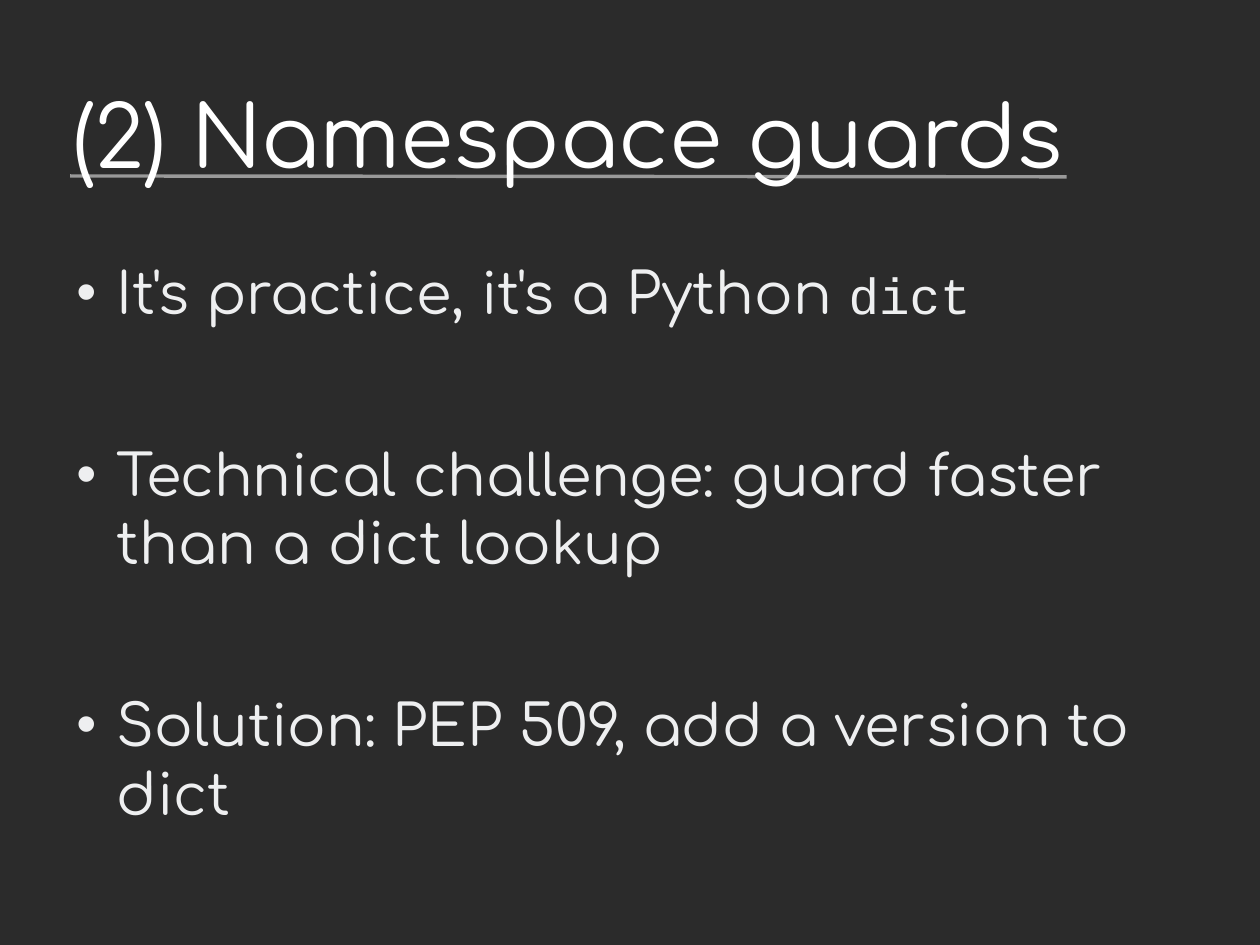
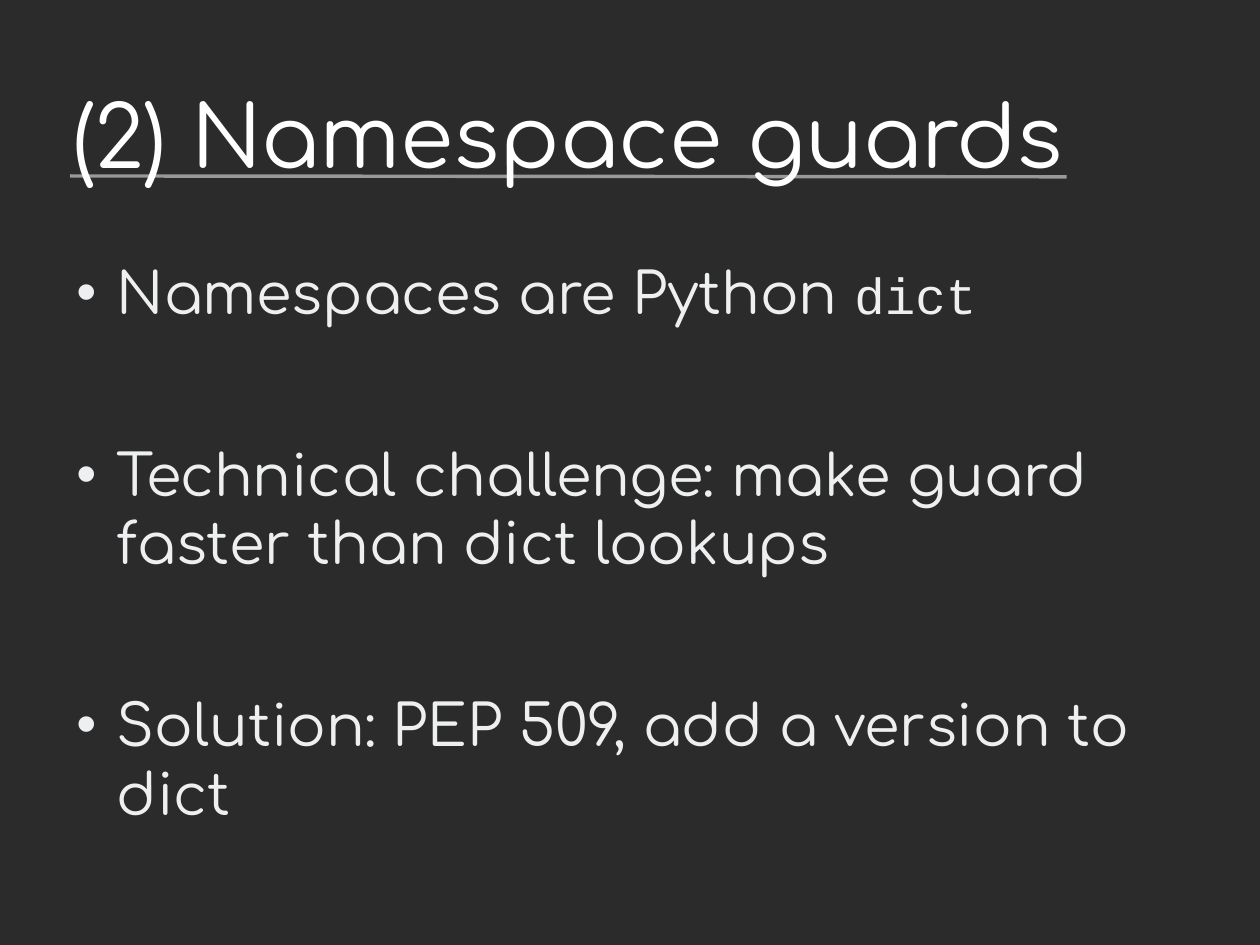
Before and after one commit to vstinner/talks, a slide deck: slide 14 of 2016-FOSDEM/fat_python.odp. Drawn at 1260x945 pixels with LibreOffice and Linux fonts; fonts in the diff are those of the drawing; background and template pictures are left out; a plain dark background stands for a picture behind light text. Boxes give left, top, right and bottom in pixels: in the first picture for what was removed or moved away, otherwise in the second. Text is boxed around its words. In the diff, an @@ line names an element or a change of style, - is before the commit and + after.

```diff
--- a/2016-FOSDEM/fat_python.odp
+++ b/2016-FOSDEM/fat_python.odp
@@ text at <box>117,269,1087,578</box>: text changed @@
-• It's practice, it's a Python dict
-• Technical challenge: guard faster than a dict lookup
+• Namespaces are Python dict
+• Technical challenge: make guard faster than dict lookups
```
Also in this commit, not shown: 7 other slides changed, 1 other file.
